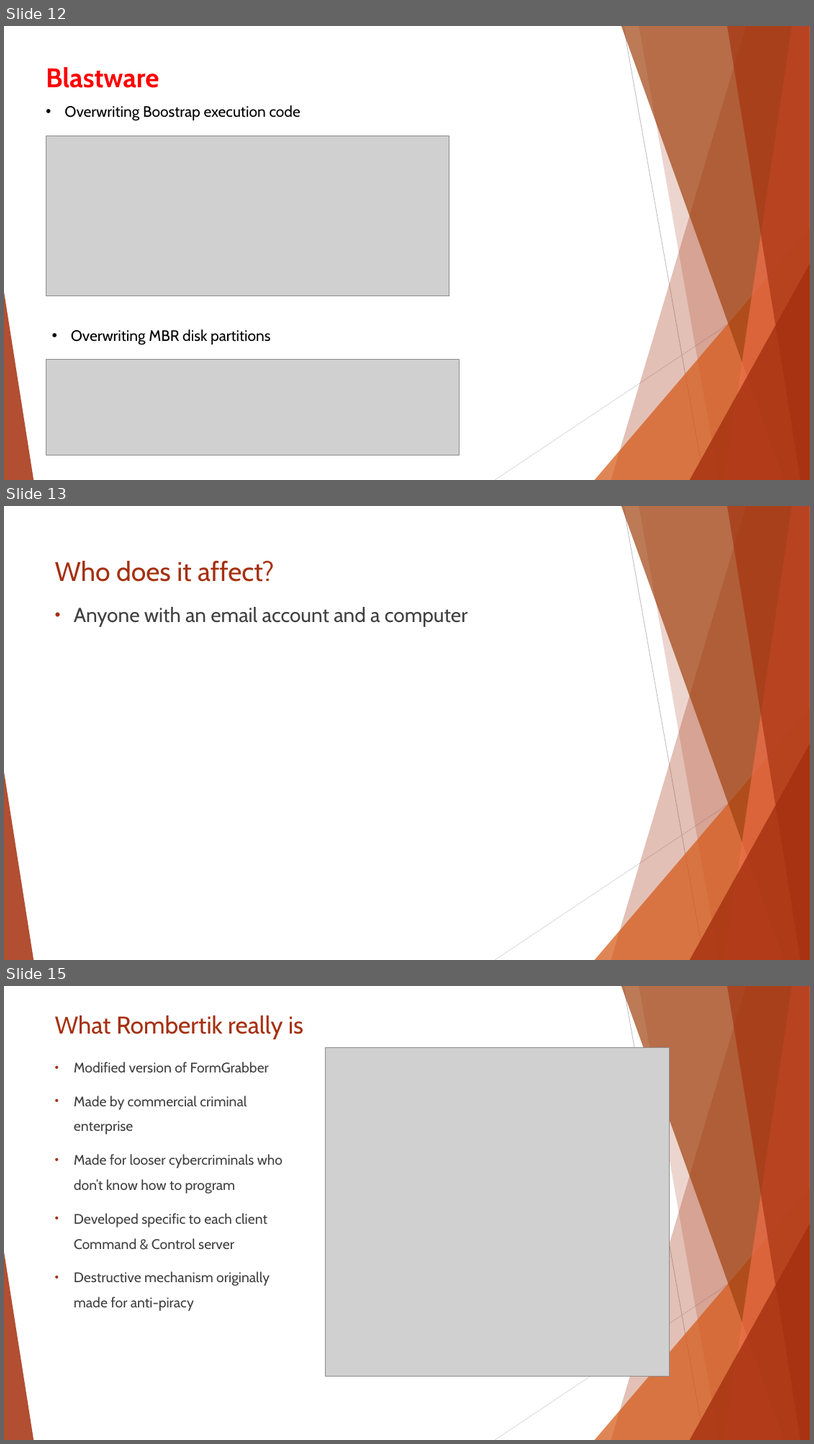
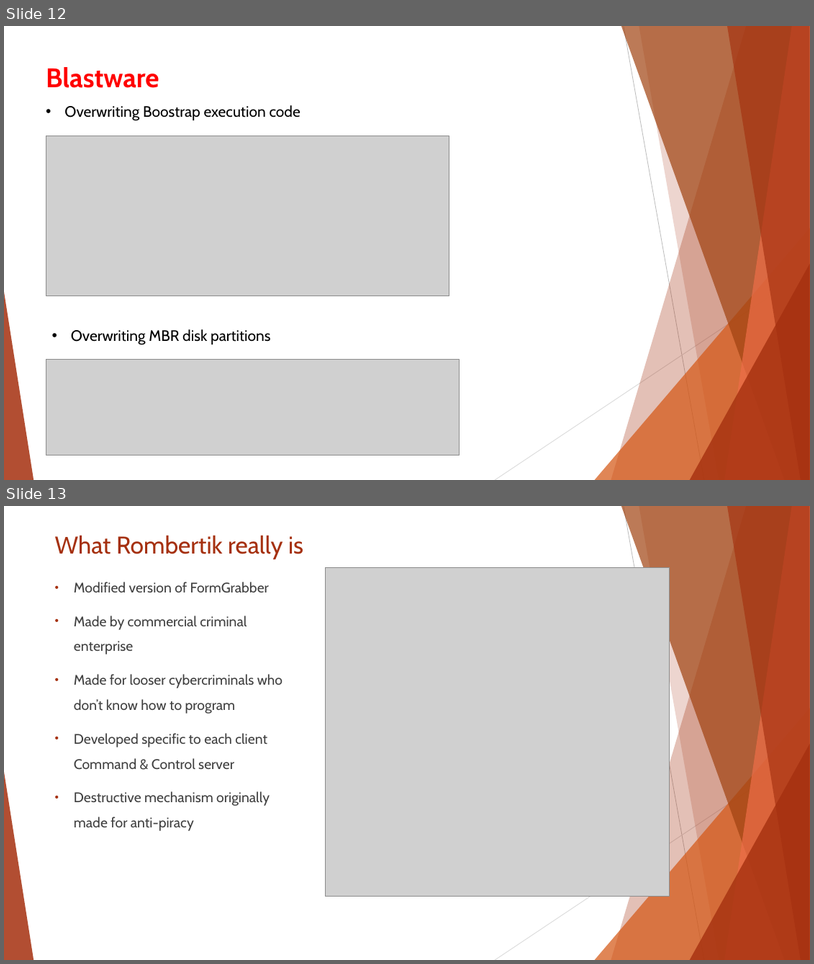
Before and after one commit to AlexMolodyh/CS363, a slide deck: Week10/presentation/Rombertik/Don’t mess with the Rombertik.pptx. Shown one above the other, each under a label of ours: slides 12, 13 and 15 before the commit, slides 12 and 13 after it; the slides between them are not shown. The pictures are 814x1444 and 814x964 pixels, drawn with LibreOffice and Linux fonts; fonts in the diff are those of the drawing; grey boxes stand for pictures. Boxes give left, top, right and bottom in pixels: in the first picture for what was removed or moved away, otherwise in the second. Text is boxed around its words. In the diff, an @@ line names an element or a change of style, - is before the commit and + after.

```diff
--- a/Week10/presentation/Rombertik/Don’t mess with the Rombertik.pptx
+++ b/Week10/presentation/Rombertik/Don’t mess with the Rombertik.pptx
@@ slide 13 removed at box(4, 506, 810, 960), background #FFFFFF; not listed: 10 template elements that a slide beside it also shows @@
@@ title removed at box(55, 561, 274, 582) @@
-Who does it affect?
@@ text removed at box(74, 607, 468, 627) @@
-• Anyone with an email account and a computer
@@ what was slide 15 is now slide 13 @@
```
Also in this commit, not shown: 6 slides changed, 1 slide added, 2 other slides removed, 4 other files.
